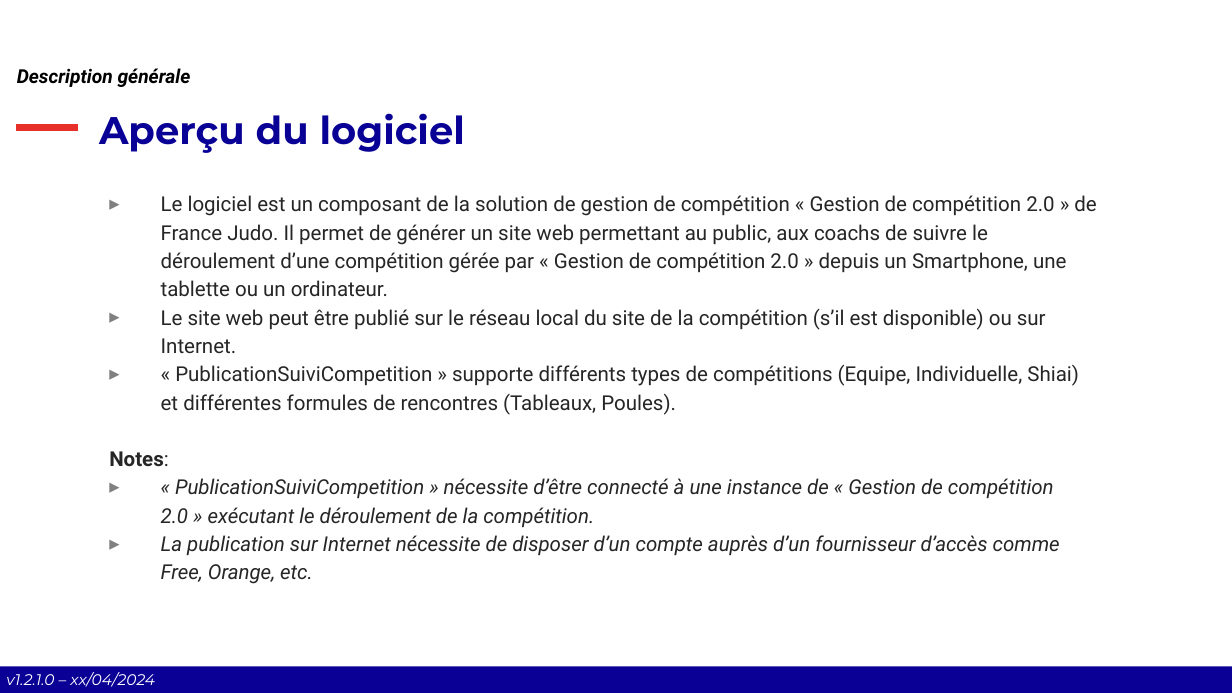
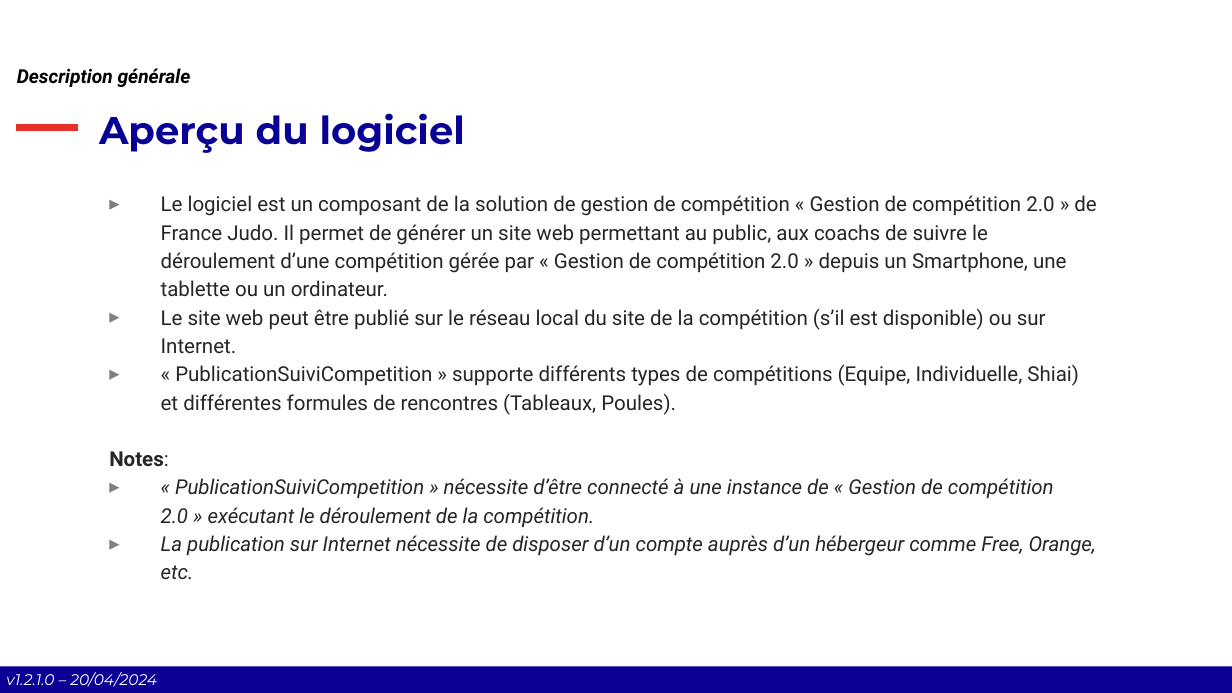
Before and after one commit to Comite-Rhone-Judo/PublicationSuiviCompetition, a slide deck: slide 4 of AppPublication/Documentation/PublicationSuiviCompetition - Manuel d'utilisation.pptx. Drawn at 1232x693 pixels with LibreOffice and Linux fonts; fonts in the diff are those of the drawing; background and template pictures are left out. Boxes give left, top, right and bottom in pixels: in the first picture for what was removed or moved away, otherwise in the second. Text is boxed around its words. In the diff, an @@ line names an element or a change of style, - is before the commit and + after.

```diff
--- a/AppPublication/Documentation/PublicationSuiviCompetition - Manuel d'utilisation.pptx
+++ b/AppPublication/Documentation/PublicationSuiviCompetition - Manuel d'utilisation.pptx
@@ text at [161,535,1096,579]: text changed @@
-▸ La publication sur Internet nécessite de disposer d’un compte auprès d’un fournisseur d’accès comme Free, Orange, etc.
+▸ La publication sur Internet nécessite de disposer d’un compte auprès d’un hébergeur comme Free, Orange, etc.
@@ text at [6,672,157,687]: text changed @@
-v1.2.1.0 – xx/04/2024
+v1.2.1.0 – 20/04/2024
```
Also in this commit, not shown: 25 other slides changed, 4 slides added, 2 slides removed, 3 other files.
